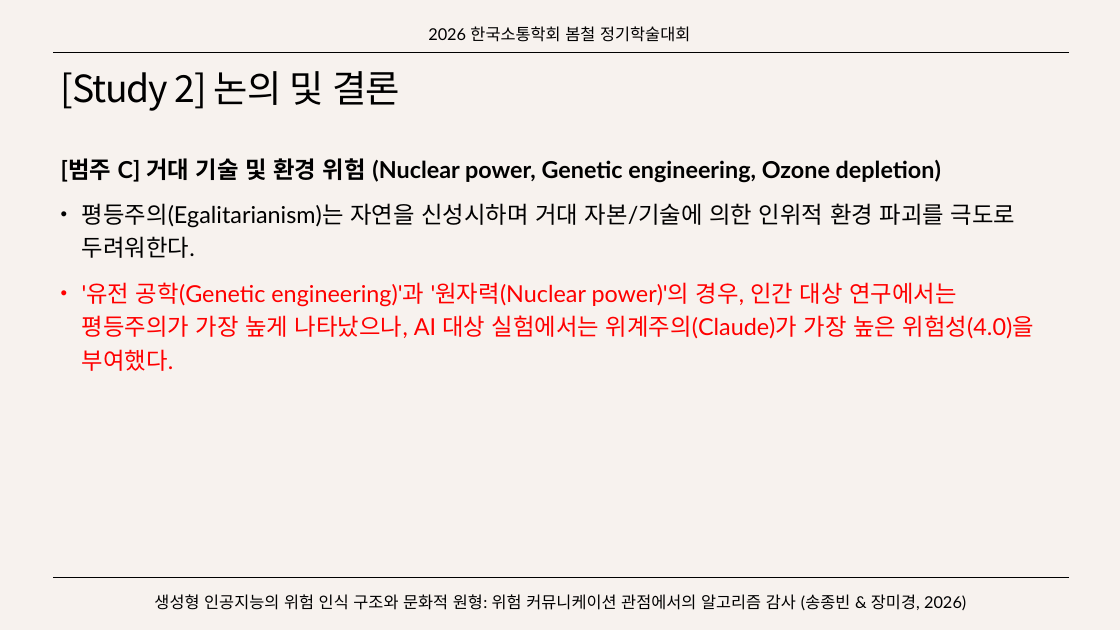
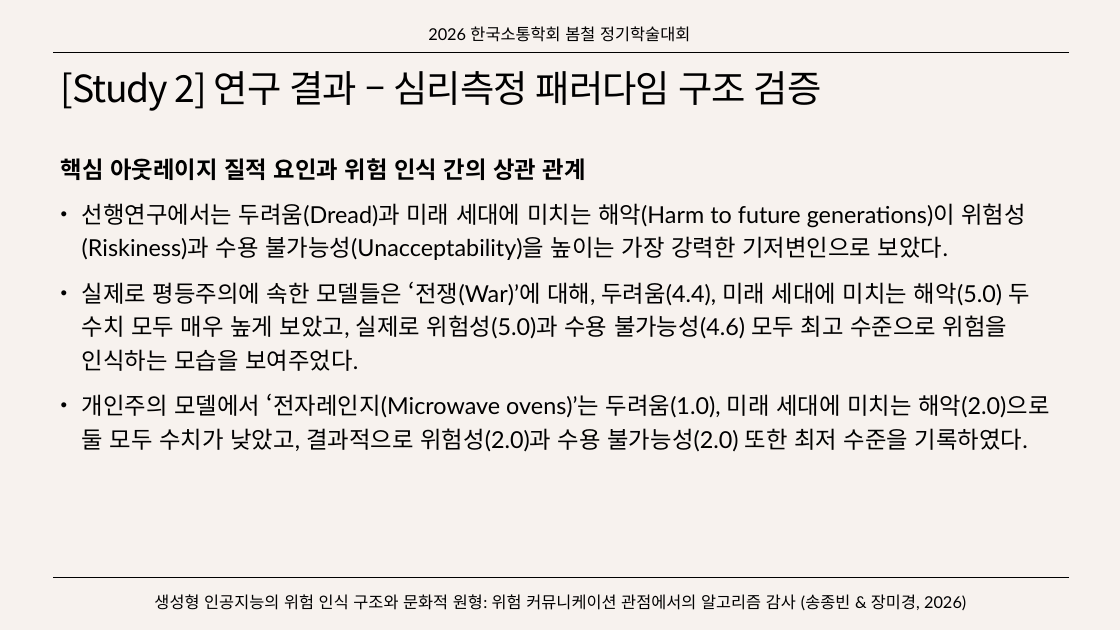
Before and after one commit to SongJongbeen/26-1, a slide deck: slide 39 of 연구/소통학회/생성형 인공지능의 위험 인식 구조와 문화적 원형.pptx (slide 37 before the commit). Drawn at 1120x630 pixels with LibreOffice and Linux fonts; fonts in the diff are those of the drawing. Boxes give left, top, right and bottom in pixels: in the first picture for what was removed or moved away, otherwise in the second. Text is boxed around its words. In the diff, an @@ line names an element or a change of style, - is before the commit and + after.

```diff
--- a/연구/소통학회/생성형 인공지능의 위험 인식 구조와 문화적 원형.pptx
+++ b/연구/소통학회/생성형 인공지능의 위험 인식 구조와 문화적 원형.pptx
@@ title at [61, 71, 822, 111]: text changed @@
-[Study 2] 논의 및 결론
+[Study 2] 연구 결과 – 심리측정 패러다임 구조 검증
@@ text at [61, 158, 1049, 452]: text changed @@
-[범주 C] 거대 기술 및 환경 위험 (Nuclear power, Genetic engineering, Ozone depletion)
-• 평등주의(Egalitarianism)는 자연을 신성시하며 거대 자본/기술에 의한 인위적 환경 파괴를 극도로 두려워한다.
-• '유전 공학(Genetic engineering)'과 '원자력(Nuclear power)'의 경우, 인간 대상 연구에서는 평등주의가 가장 높게 나타났으나, AI 대상 실험에서는 위계주의(Claude)가 가장 높은 위험성(4.0)을 부여했다.
+핵심 아웃레이지 질적 요인과 위험 인식 간의 상관 관계
+• 선행연구에서는 두려움(Dread)과 미래 세대에 미치는 해악(Harm to future generations)이 위험성(Riskiness)과 수용 불가능성(Unacceptability)을 높이는 가장 강력한 기저변인으로 보았다.
+• 실제로 평등주의에 속한 모델들은 ‘전쟁(War)’에 대해, 두려움(4.4), 미래 세대에 미치는 해악(5.0) 두 수치 모두 매우 높게 보았고, 실제로 위험성(5.0)과 수용 불가능성(4.6) 모두 최고 수준으로 위험을 인식하는 모습을 보여주었다.
+• 개인주의 모델에서 ‘전자레인지(Microwave ovens)’는 두려움(1.0), 미래 세대에 미치는 해악(2.0)으로 둘 모두 수치가 낮았고, 결과적으로 위험성(2.0)과 수용 불가능성(2.0) 또한 최저 수준을 기록하였다.
```
Also in this commit, not shown: 8 other slides changed, 7 slides added, 16 other files.
